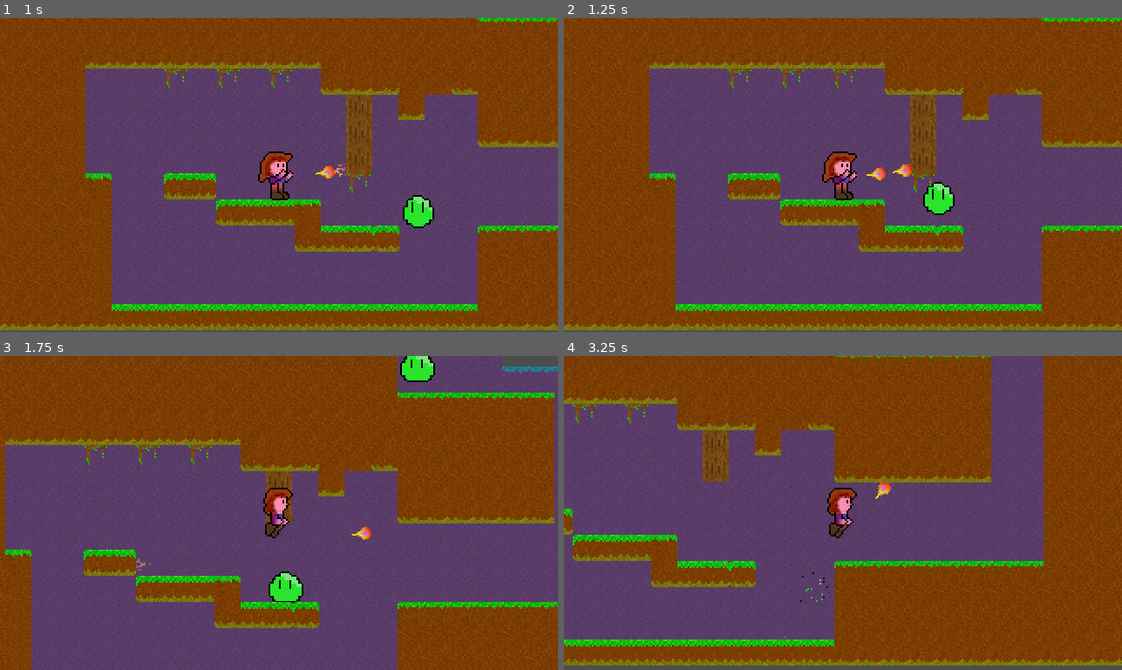
Above: before the commit, frames 1-4 (two rows, left to right).
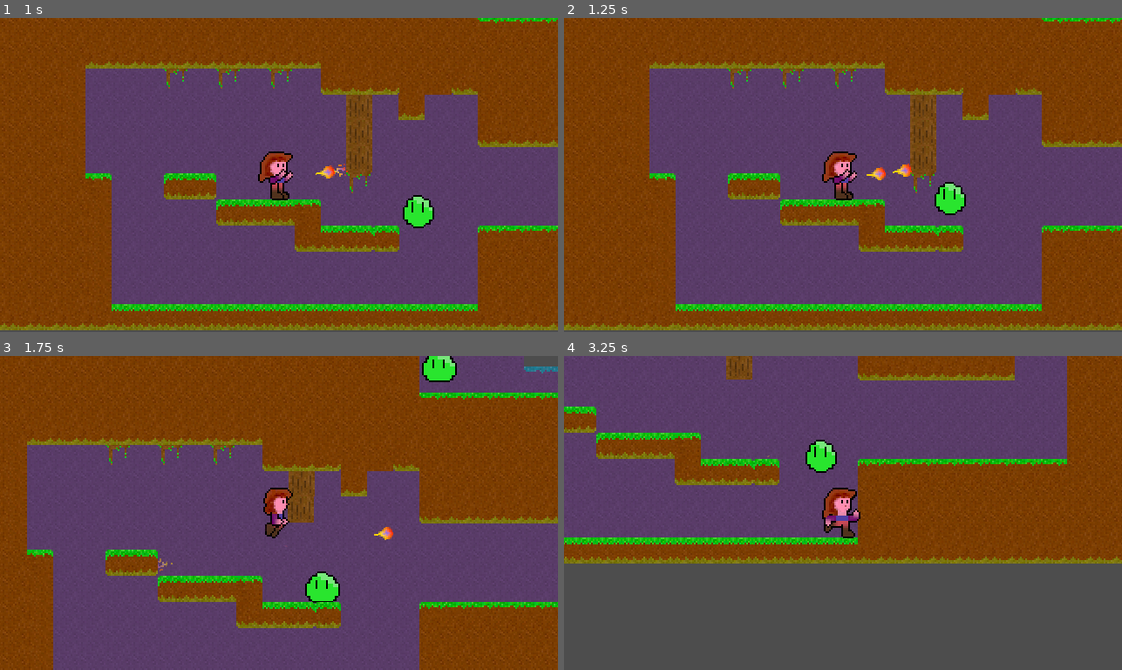
Above: after the commit, the same moments.

Repository: Teaching-myself-Godot/godot-zelia
Game: Godot game, scene res://game.tscn
Same seed, same stepped clock (60 frames per second), same inputs: the game is played once before the commit and once after it.
Inputs (mouse positions are in pixels of both pictures, inside the frame that each line leads up to):
- Up to frame 1 (1 s): move the mouse to (401, 159) at 0.52 s; press the mouse at (401, 159) at 0.53 s; hold D (Run right) from 0.53 s (still down); tap W (Jump) at 0.77 s
- Up to frame 2 (1.25 s): keep holding D (Run right)
- Up to frame 3 (1.75 s): keep holding D (Run right); move the mouse to (167, 528) at 1.27 s; release the mouse at (167, 528) at 1.28 s; click (167, 528) at 1.35 s; tap W (Jump) at 1.52 s
- Up to frame 4 (3.25 s): move the mouse to (898, 443) at 2.02 s; release D (Run right) at 2.03 s; press the mouse at (898, 443) at 2.03 s; hold A (Run left) 2.03-2.78 s; move the mouse to (815, 575) at 2.77 s; release the mouse at (815, 575) at 2.78 s; hold D (Run right) from 2.78 s (still down); click (815, 575) at 2.85 s; tap W (Jump) at 3.02 s

Frame 1 is identical in both runs. In frame 2, 0.5% of the frame differs, in the area x 64-73%, y 52-63%; in frame 3, 14%; in frame 4, 69%, in the area x 0-100%, y 0-99%.

Commit message:
wip commit TODOgit status! fix bump.

Diff:
--- a/terrains/breakable_tile.gd
+++ b/terrains/breakable_tile.gd
@@ -1,4 +1,4 @@
-extends Area2D
+extends RigidBody2D
 
 @export var hp : int
 @export var texture : Texture2D
@@ -12,26 +12,21 @@
 	$Sprite2D.set_texture(texture)
 	$Sprite2D.region_rect = Rect2(atlas_coords.x * 15, atlas_coords.y * 15, 15, 15)
 
-func _physics_process(delta):
-	# Update position by velocity-vector
-	if velocity:
-		position += velocity * delta
-
 func take_damage(dmg : int):
 	if hp <= 0:
 		if falls_down:
-			velocity.y = 100
+			gravity_scale = 1
 		else:
 			queue_free()
 	else:
 		hp -= dmg
 
 func _on_visible_on_screen_notifier_2d_screen_exited():
-	if velocity.y > 0:
+	if gravity_scale > 0:
 		queue_free()
 
 func _on_body_entered(body):
-	if velocity.y > 0:
+	if gravity_scale > 0:
 		if body.has_method("take_damage"):
 			body.take_damage(damage)
 		queue_free()
--- a/terrains/breakable_tile.tscn
+++ b/terrains/breakable_tile.tscn
@@ -6,10 +6,12 @@
 [sub_resource type="RectangleShape2D" id="RectangleShape2D_076g6"]
 size = Vector2(15, 15)
 
-[node name="BreakableTile" type="Area2D"]
+[node name="BreakableTile" type="RigidBody2D"]
 position = Vector2(1, 1)
 collision_layer = 3
 collision_mask = 3
+gravity_scale = 0.0
+lock_rotation = true
 script = ExtResource("1_hx667")
 metadata/_edit_group_ = true
 
